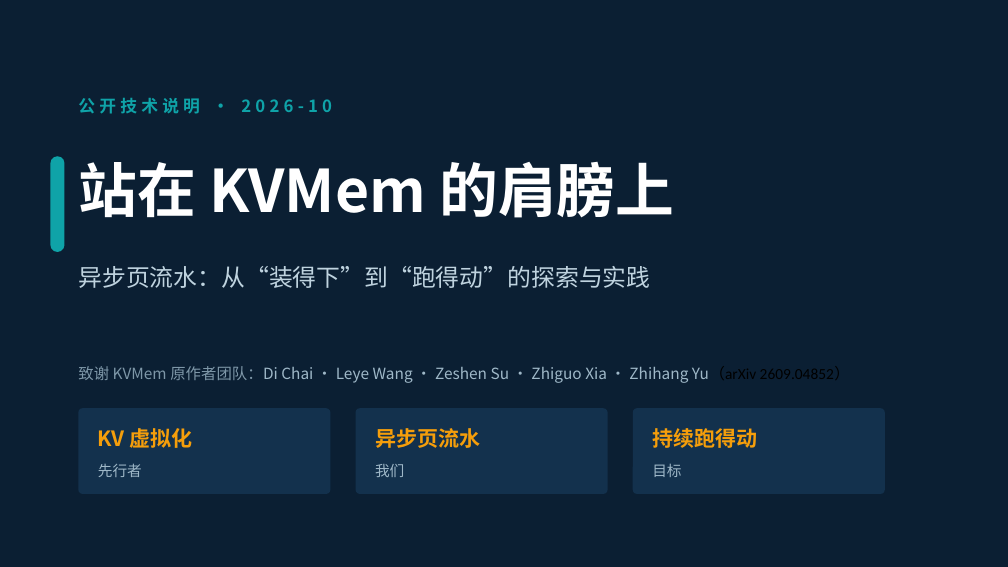
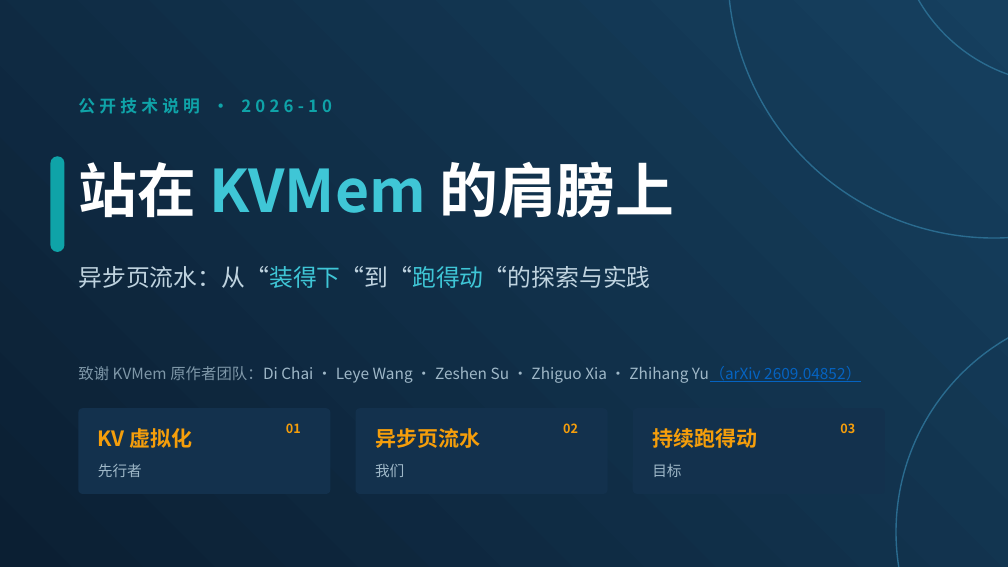
Before and after one commit to paicat1/Ninfer-KVMem-Async, a slide deck: slide 1 of docs/异步页流水-技术说明-美化版.pptx. Drawn at 1008x567 pixels with LibreOffice and Linux fonts; fonts in the diff are those of the drawing. Boxes give left, top, right and bottom in pixels: in the first picture for what was removed or moved away, otherwise in the second. Text is boxed around its words. In the diff, an @@ line names an element or a change of style, - is before the commit and + after.

```diff
--- a/docs/异步页流水-技术说明-美化版.pptx
+++ b/docs/异步页流水-技术说明-美化版.pptx
@@ rectangle added at box(0, 0, 1008, 566), fill gradient #0B1F33 to #16405F @@
@@ ellipse added at box(728, 0, 1008, 238), outline #2A6B8F 1 pt @@
@@ ellipse added at box(896, 0, 1008, 84), outline #2A6B8F 1 pt @@
@@ text "站在 KVMem 的肩膀上" at box(78, 162, 674, 218): text colour #FFFFFF to #3FC6D6 in "KVMem" @@
@@ text at box(78, 266, 650, 288): text changed @@
-异步页流水：从“装得下”到“跑得动”的探索与实践
+异步页流水：从“装得下“到“跑得动“的探索与实践
@@ ellipse added at box(896, 308, 1008, 567), outline #2A6B8F 1 pt @@
@@ text "致谢 KVMem 原作者团队：Di Chai · ..." at box(78, 366, 861, 383): font Calibri to Noto Sans CJK SC, text colour #000000 to #0563C1, underline on in "Yu（arXiv 2609.04852）" @@
@@ text added at box(286, 423, 301, 433), 9 pt, text #F59E0B, bold @@
+01
@@ text added at box(563, 423, 578, 433), 9 pt, text #F59E0B, bold @@
+02
@@ text added at box(840, 423, 855, 433), 9 pt, text #F59E0B, bold @@
+03
```
Also in this commit, not shown: 16 other slides changed, 2 other files.
